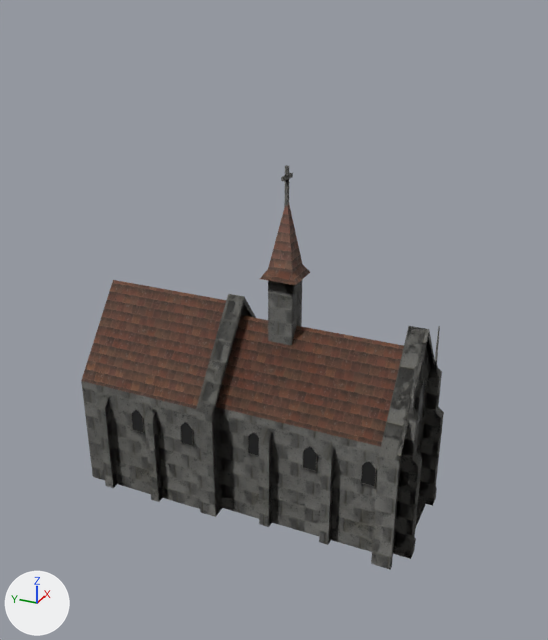
The Blender file Assets/Models/Buildings/church.blend, before and after one commit.
Before and after are seen from a camera (50 mm lens) standing at (-1.077, -0.508, 0.864) and looking at (-0.039, -0.041, 0.345). Arrows for +X, +Y and +Z are at lower left; the lights stay in place.

Objects in the first picture: 'church', 'windows', 'windows2'.
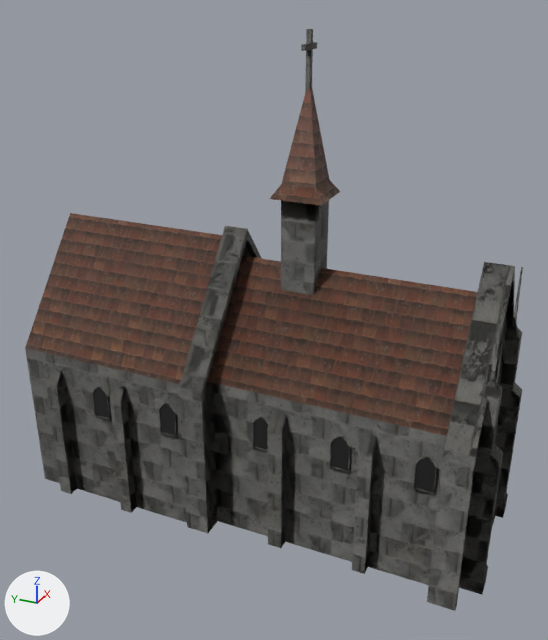
Patch to the scene script:
```diff
--- a/Assets/Models/Buildings/church.blend.py
+++ b/Assets/Models/Buildings/church.blend.py
@@ me_cube_004 @@
 # used by ob_church; location = (-0.02, -0.053, 0.0); scale = (0.1, 0.1, 0.1)
-me_cube_004.from_pydata(...)  # 618 vertices, 555 faces; spans x -1.32..1.32, y -2.62..3.4, z 0.0..5.95
+me_cube_004.from_pydata(...)  # 616 vertices, 551 faces; spans x -0.19..0.16, y -0.44..0.37, z 0.0..0.79
+# me_cube_004 part 1: the loose piece of 33 vertices spanning x -0.31..0.31, y -0.31..0.31, z 3.05..5.48 is scaled about its middle by 0.134, then moved by (-0.02, -0.08, -3.7)
+# me_cube_004 part 2: the loose piece of 24 vertices spanning x -0.16..0.16, y -0.04..0.01, z 5.28..5.95 is scaled about its middle by 0.134, then moved by (-0.02, -0.07, -4.87)
+# me_cube_004 part 3: the loose piece of 40 vertices spanning x 0.59..0.83, y -2.62..-2.28, z 0.0..3.42 is scaled about its middle by 0.134, then moved by (-0.64, 2.04, -1.48)
+# me_cube_004 part 4: the loose piece of 40 vertices spanning x -0.89..-0.65, y -2.62..-2.28, z 0.0..3.42 is scaled about its middle by 0.134, then moved by (0.65, 2.04, -1.48)
+# me_cube_004 part 5: the loose piece of 40 vertices spanning x -0.22..0.23, y -2.38..-2.33, z 1.95..2.82 is scaled about its middle by 0.134, then moved by (-0.02, 1.96, -2.07)
+# me_cube_004 part 6: the loose piece of 24 vertices spanning x -0.33..0.33, y -2.54..-2.27, z 0.17..0.29 is scaled about its middle by 0.134, then moved by (-0.02, 2.0, -0.2)
+# me_cube_004 part 7: a new loose piece of 375 vertices spanning x -0.19..0.16, y -0.4..0.37, z 0.0..0.49
+# me_cube_004 part 8: 377 vertices removed from x -1.32..1.32, y -2.39..3.4, z 0.0..3.67
 me_cube_004.materials.append(mat_bricks)
@@ me_cube_011 @@
 me_cube_011.from_pydata(...)  # 80 vertices, 76 faces; spans x -1.39..1.02, y -1.83..-1.59, z 1.13..1.6
 # used by ob_windows; location = (-0.038, 0.248, 0.017); scale = (-0.1, 0.1, 0.1)
+# me_cube_011 part 9: the loose piece of 40 vertices spanning x -1.39..-1.36, y -1.83..-1.59, z 1.13..1.6 is scaled about its middle by 0.134, then moved by (1.2, 1.8, -1.16)
+# me_cube_011 part 10: the loose piece of 40 vertices spanning x 0.99..1.02, y -1.83..-1.59, z 1.13..1.6 is scaled about its middle by 0.134, then moved by (-0.86, 1.8, -1.16)
 me_cube_011.materials.append(mat_bricks)
@@ ob_church @@
 ob_church = bpy.data.objects.new('church', me_cube_004)
-ob_church.location = (-0.02, -0.053, 0.0)
-ob_church.scale = (0.1, 0.1, 0.1)
+ob_church.location = (0.0, 0.0, 0.0)
```

Location of each change, [x1, y1, x2, y2] in pixels of the pictures (548 x 640 px; the box of a moved part takes in the faces that stretch with it):
'church', reshaped, moved, rescaled (37% wider, 44% taller)
    before: [81, 165, 444, 570]
    after: [25, 29, 523, 611]
part 1 of me_cube_004, moved or reshaped
    before: [260, 203, 310, 346]
    after: [270, 85, 340, 295]
part 2 of me_cube_004, moved or reshaped
    before: [281, 165, 293, 207]
    after: [301, 29, 317, 92]
part 3 of me_cube_004, moved or reshaped
    before: [418, 326, 444, 506]
    after: [494, 267, 523, 518]
part 4 of me_cube_004, moved or reshaped
    before: [393, 365, 422, 559]
    after: [459, 315, 503, 594]
part 5 of me_cube_004, moved or reshaped
    before: [415, 377, 426, 428]
    after: [495, 338, 505, 386]
part 6 of me_cube_004, moved or reshaped (not visible afterwards)
    before: [415, 500, 426, 528]
part 7 of me_cube_004, added
    after: [25, 213, 515, 611]
part 8 of me_cube_004, deleted
    before: [81, 280, 435, 570]
part 9 of me_cube_011, moved or reshaped (not visible before)
    after: [92, 385, 178, 438]
part 10 of me_cube_011, moved or reshaped (not visible afterwards)
    before: [131, 408, 194, 447]
